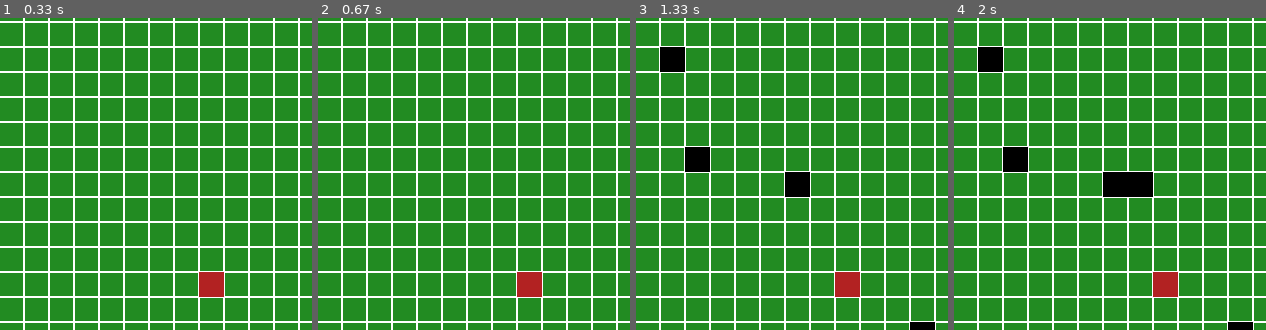
Above: before the commit, frames 1-4 (left to right).
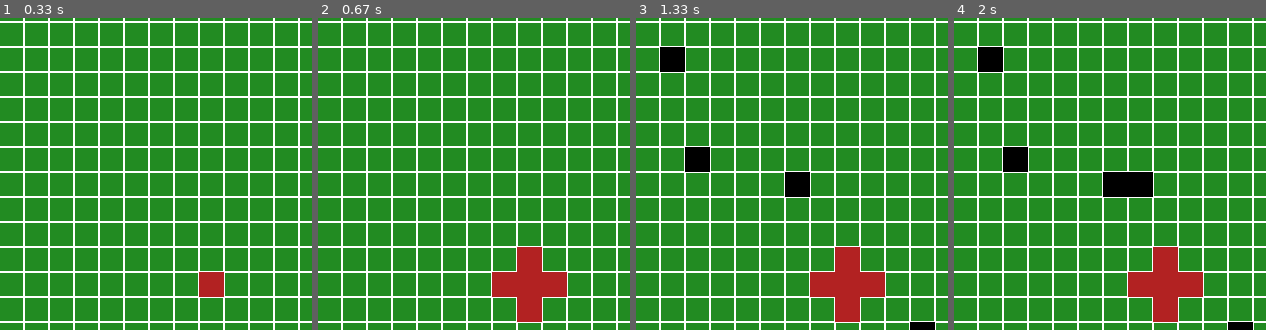
Above: after the commit, the same moments.

Repository: markus-brln/BachelorThesisForestFireControl
Game: pygame game, started from gui/environment.py
Two runs of this game, one before a commit and one after it. Both use one fixed random seed, a clock stepped at 60 frames per second and the inputs below.
Inputs (mouse positions are % of the whole screen's width and height, from its top left):
- Up to frame 1 (0.33 s): no input
- Up to frame 2 (0.67 s): tap Space at 0.33 s
- Up to frame 3 (1.33 s): press the mouse at (62, 59) at 0.7 s; move the mouse to (43, 36) at 0.8 s; release the mouse at (24, 13) at 0.93 s; click (26, 30) at 1.3 s
- Up to frame 4 (2 s): move the mouse to (47, 33) at 1.63 s; click (47, 33) at 1.93 s
The pictures show only the part of the screen within x 16-66%, y 7-57%; the shares and areas given below are measured in that part.

Frame 1 is identical in both runs. In frame 2, 2.6% of the frame differs, in the area x 55-80%, y 73-98%; in frame 3, 2.6%; in frame 4, 2.6%.

Commit message:
fire now expands when spacebar pressed

Diff:
--- a/gui/environment.py
+++ b/gui/environment.py
@@ -21,8 +21,11 @@
     self.time = 0                 # Reset time
     self.terminal_state = False   # Restart so at initial state
 
+    self.centreX = int(self.size / 2)
+    self.centreY = int(self.size / 2)
     # Start fire in the middle of the map
-    self.firepos = set([(int(self.size / 2), int(self.size / 2))])
+    self.firepos = set()
+    self.firepos.add((self.centreX, self.centreY))
 
 
   ## Increment the time by one.
@@ -40,10 +43,27 @@
   def deselect_square(self, position):
     self.selected_squares.discard(position) # Remove from list of waypoints
 
-
-  ## TODO
+  def getNeighbours(self, position):
+    self.pos = position
+    x = self.pos[0]
+    y = self.pos[1]
+    if(x > 0 & x < self.size):
+      left = x - 1
+      right = x + 1
+    if(y > 0 & y < self.size):
+      top = y + 1
+      bottom = y - 1
+    neighbours = [(left, y), (x, top), (right, y), (x, bottom)]
+    return neighbours
+
+  ## currently stops when the fire reaches the edge of the map for simplicity but
+  ## also as it makes it impossible for the agent to contain the fire
   def expand_fire(self):
-    pass
+    fire = list(self.firepos)
+    for pos in fire:
+      neighbours = self.getNeighbours(pos)
+      for neighbour in neighbours:
+        self.firepos.add(neighbour)
 
 
   ## TODO: e.g. save data and ensure proper exiting of program
@@ -130,7 +150,6 @@
 
     # Initialization
     self.mouse_button_pressed = False   ## Mouse button assumed not to be pressed initially
-
 
   def update(self, pygame_events):
     for event in pygame_events:
